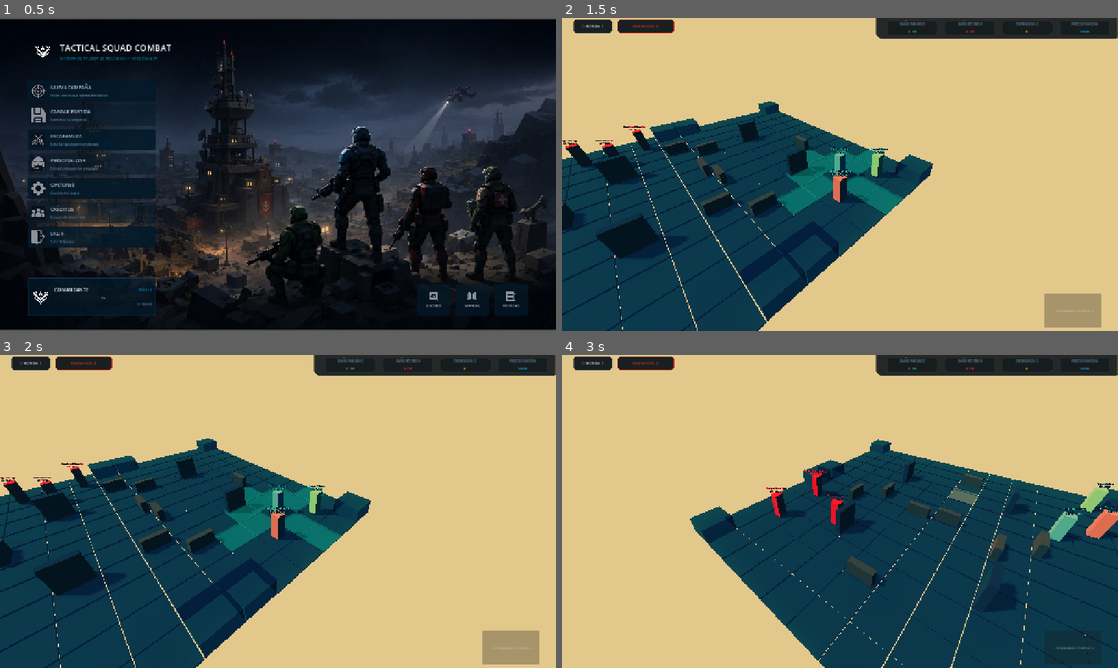
Above: before the commit, frames 1-4 (two rows, left to right).
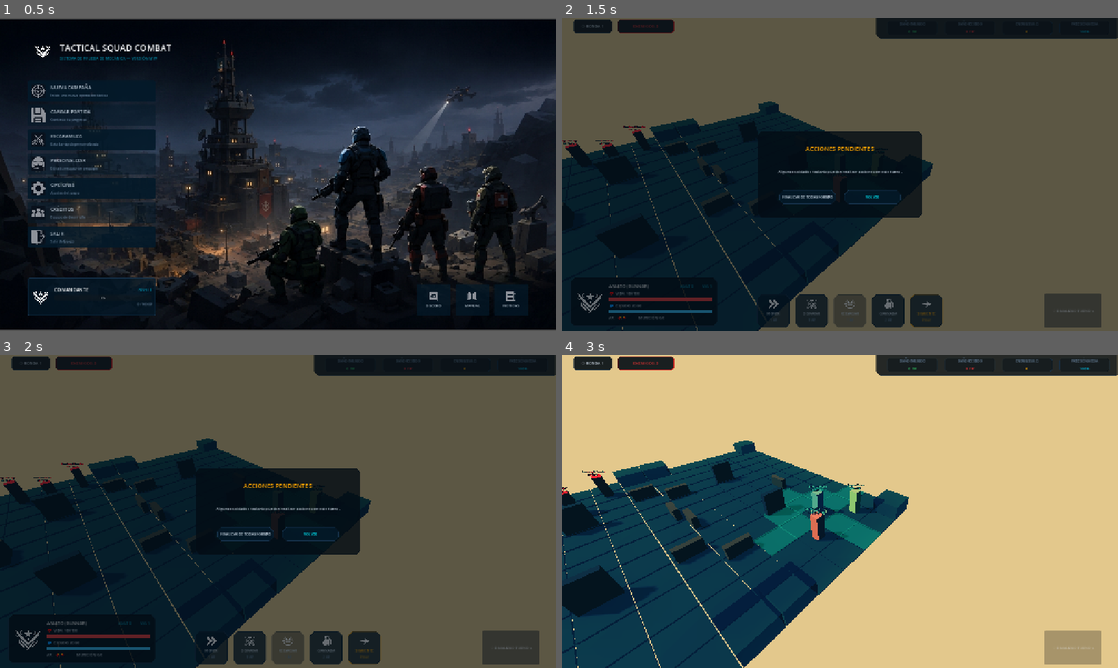
Above: after the commit, the same moments.

Repository: axel-molina/WarTacticGame
Game: Godot game, scene res://scenes/menu/menu_scene.tscn
Two runs of this game, one before a commit and one after it. Both use one fixed random seed, a clock stepped at 60 frames per second and the inputs below.
Inputs (mouse positions are in pixels of both pictures, inside the frame that each line leads up to):
- Up to frame 1 (0.5 s): no input
- Up to frame 2 (1.5 s): click (650, 140) at 0.5 s; click "♢ FINALIZAR TURNO »" at 1.25 s
- Up to frame 3 (2 s): no input
- Up to frame 4 (3 s): click (806, 533) at 2 s, where only the run after the commit has a clickable "FINALIZAR DE TODAS FORMAS"; move the mouse to (962, 495) at 2.77 s; hold Right (ui_right) from 2.78 s (still down); hold Q from 2.78 s (still down); click (962, 495) at 2.92 s

Frame 1 is identical in both runs. In frame 2, 92% of the frame differs, in the area x 0-100%, y 0-100%; in frame 3, 92%; in frame 4, 57%.

Commit message:
Implement tactical settings and end-turn confirmation modal: add auto_center_camera settings toggle, unifiy all HUD action buttons disabled/hover styles to 8px round corners, enforce 2 AP cost for grenades in all soldiers, and add a confirmation modal when ending turn with remaining AP

Diff:
--- a/tactical-squad-combat/scenes/menu/menu_scene.tscn
+++ b/tactical-squad-combat/scenes/menu/menu_scene.tscn
@@ -692,6 +692,12 @@
 button_pressed = true
 text = "Arrastrar Cámara con Click Derecho"
 
+[node name="CheckAutoCenter" type="CheckBox" parent="OptionsPanel/Margin/VBox" unique_id=1741658518]
+layout_mode = 2
+theme_override_colors/font_color = Color(0.7, 0.75, 0.8, 1)
+button_pressed = false
+text = "Centrar la cámara automáticamente en el jugador"
+
 [node name="BtnSaveOptions" type="Button" parent="OptionsPanel/Margin/VBox" unique_id=192291000]
 custom_minimum_size = Vector2(0, 40)
 layout_mode = 2
--- a/tactical-squad-combat/scenes/ui/hud.tscn
+++ b/tactical-squad-combat/scenes/ui/hud.tscn
@@ -108,10 +108,11 @@
 border_width_right = 1
 border_width_bottom = 1
 border_color = Color(0, 0.941176, 1, 0.8)
-corner_radius_top_left = 2
-corner_radius_top_right = 2
-corner_radius_bottom_right = 2
-corner_radius_bottom_left = 2
+corner_radius_top_left = 8
+corner_radius_top_right = 8
+corner_radius_bottom_right = 8
+corner_radius_bottom_left = 8
+corner_detail = 1
 
 [sub_resource type="StyleBoxFlat" id="StyleBoxFlat_ActionButton_Hover"]
 bg_color = Color(0.00784314, 0.0470588, 0.0784314, 0.9)
@@ -120,10 +121,11 @@
 border_width_right = 1
 border_width_bottom = 1
 border_color = Color(0, 0.941176, 1, 0.6)
-corner_radius_top_left = 2
-corner_radius_top_right = 2
-corner_radius_bottom_right = 2
-corner_radius_bottom_left = 2
+corner_radius_top_left = 8
+corner_radius_top_right = 8
+corner_radius_bottom_right = 8
+corner_radius_bottom_left = 8
+corner_detail = 1
 
 [sub_resource type="StyleBoxFlat" id="StyleBoxFlat_ActionButton_Disabled"]
 bg_color = Color(0.0117647, 0.0470588, 0.0784314, 0.4)
@@ -132,10 +134,11 @@
 border_width_right = 1
 border_width_bottom = 1
 border_color = Color(0.09, 0.2, 0.3, 0.2)
-corner_radius_top_left = 2
-corner_radius_top_right = 2
-corner_radius_bottom_right = 2
-corner_radius_bottom_left = 2
+corner_radius_top_left = 8
+corner_radius_top_right = 8
+corner_radius_bottom_right = 8
+corner_radius_bottom_left = 8
+corner_detail = 1
 
 [sub_resource type="StyleBoxFlat" id="StyleBoxFlat_NextButton"]
 bg_color = Color(0.0117647, 0.0980392, 0.160784, 0.8)
@@ -157,10 +160,11 @@
 border_width_right = 1
 border_width_bottom = 1
 border_color = Color(1, 0.65, 0, 0.8)
-corner_radius_top_left = 2
-corner_radius_top_right = 2
-corner_radius_bottom_right = 2
-corner_radius_bottom_left = 2
+corner_radius_top_left = 8
+corner_radius_top_right = 8
+corner_radius_bottom_right = 8
+corner_radius_bottom_left = 8
+corner_detail = 1
 
 [sub_resource type="StyleBoxFlat" id="StyleBoxFlat_TurnButton"]
 bg_color = Color(0.0117647, 0.0980392, 0.160784, 0.8)
@@ -858,3 +862,84 @@
 theme_override_styles/hover = SubResource("StyleBoxFlat_ActionButton_Hover")
 theme_override_styles/pressed = SubResource("StyleBoxFlat_ActionButton_Pressed")
 text = "CONTINUAR"
+
+[node name="ConfirmTurnPanel" type="ColorRect" parent="HUD"]
+visible = false
+layout_mode = 1
+anchors_preset = 15
+anchor_right = 1.0
+anchor_bottom = 1.0
+grow_horizontal = 2
+grow_vertical = 2
+color = Color(0.0117647, 0.0470588, 0.0784314, 0.6)
+
+[node name="Center" type="CenterContainer" parent="HUD/ConfirmTurnPanel"]
+layout_mode = 1
+anchors_preset = 15
+anchor_right = 1.0
+anchor_bottom = 1.0
+grow_horizontal = 2
+grow_vertical = 2
+
+[node name="Card" type="PanelContainer" parent="HUD/ConfirmTurnPanel/Center"]
+custom_minimum_size = Vector2(380, 200)
+layout_mode = 2
+theme_override_styles/panel = SubResource("StyleBoxFlat_Card")
+
+[node name="Margin" type="MarginContainer" parent="HUD/ConfirmTurnPanel/Center/Card"]
+layout_mode = 2
+theme_override_constants/margin_left = 24
+theme_override_constants/margin_top = 24
+theme_override_constants/margin_right = 24
+theme_override_constants/margin_bottom = 24
+
+[node name="VBox" type="VBoxContainer" parent="HUD/ConfirmTurnPanel/Center/Card/Margin"]
+layout_mode = 2
+theme_override_constants/separation = 16
+alignment = 1
+
+[node name="Title" type="Label" parent="HUD/ConfirmTurnPanel/Center/Card/Margin/VBox"]
+layout_mode = 2
+theme_override_colors/font_color = Color(1, 0.65, 0, 1)
+theme_override_font_sizes/font_size = 14
+text = "ACCIONES PENDIENTES"
+horizontal_alignment = 1
+
+[node name="Separator" type="HSeparator" parent="HUD/ConfirmTurnPanel/Center/Card/Margin/VBox"]
+layout_mode = 2
+
+[node name="LabelDesc" type="Label" parent="HUD/ConfirmTurnPanel/Center/Card/Margin/VBox"]
+layout_mode = 2
+theme_override_colors/font_color = Color(0.8, 0.85, 0.9, 0.9)
+theme_override_font_sizes/font_size = 9
+text = "Algunos soldados todavía pueden realizar acciones en este turno."
+horizontal_alignment = 1
+autowrap_mode = 2
+
+[node name="Separator2" type="HSeparator" parent="HUD/ConfirmTurnPanel/Center/Card/Margin/VBox"]
+layout_mode = 2
+
+[node name="HBoxButtons" type="HBoxContainer" parent="HUD/ConfirmTurnPanel/Center/Card/Margin/VBox"]
+layout_mode = 2
+theme_override_constants/separation = 20
+alignment = 1
+
+[node name="BtnConfirmEndTurn" type="Button" parent="HUD/ConfirmTurnPanel/Center/Card/Margin/VBox/HBoxButtons"]
+custom_minimum_size = Vector2(130, 32)
+layout_mode = 2
+theme_override_colors/font_color = Color(0.8, 0.85, 0.9, 1)
+theme_override_font_sizes/font_size = 8
+theme_override_styles/normal = SubResource("StyleBoxFlat_ActionButton")
+theme_override_styles/hover = SubResource("StyleBoxFlat_ActionButton_Hover")
+theme_override_styles/pressed = SubResource("StyleBoxFlat_ActionButton_Pressed")
+text = "FINALIZAR DE TODAS FORMAS"
+
+[node name="BtnCancelEndTurn" type="Button" parent="HUD/ConfirmTurnPanel/Center/Card/Margin/VBox/HBoxButtons"]
+custom_minimum_size = Vector2(130, 32)
+layout_mode = 2
+theme_override_colors/font_color = Color(0, 0.941176, 1, 1)
+theme_override_font_sizes/font_size = 8
+theme_override_styles/normal = SubResource("StyleBoxFlat_ActionButton")
+theme_override_styles/hover = SubResource("StyleBoxFlat_ActionButton_Hover")
+theme_override_styles/pressed = SubResource("StyleBoxFlat_ActionButton_Pressed")
+text = "VOLVER"
--- a/tactical-squad-combat/scripts/autoloads/game_manager.gd
+++ b/tactical-squad-combat/scripts/autoloads/game_manager.gd
@@ -167,9 +167,9 @@
 	EventBus.soldier_selected.emit(medic)
 
 func execute_grenade(thrower: SoldierController, target_pos: Vector2i) -> void:
-	if thrower.stats.ap <= 0:
-		return
-	thrower.stats.ap -= 1
+	if thrower.stats.ap < 2:
+		return
+	thrower.stats.ap -= 2
 
 	var grid_manager = get_tree().current_scene.get_node("GridManager") as GridManager
 	var target_world_pos = grid_manager.get_world_position(target_pos)
--- a/tactical-squad-combat/scripts/autoloads/settings_manager.gd
+++ b/tactical-squad-combat/scripts/autoloads/settings_manager.gd
@@ -8,6 +8,7 @@
 var fullscreen: bool = false
 var resolution: Vector2i = Vector2i(1280, 720)
 var drag_with_right_click: bool = true
+var auto_center_camera: bool = false
 
 func _ready() -> void:
 	load_settings()
@@ -20,6 +21,7 @@
 	config.set_value("video", "fullscreen", fullscreen)
 	config.set_value("video", "resolution", resolution)
 	config.set_value("controls", "drag_with_right_click", drag_with_right_click)
+	config.set_value("controls", "auto_center_camera", auto_center_camera)
 	config.save(SAVE_PATH)
 
 func load_settings() -> void:
@@ -30,6 +32,7 @@
 		fullscreen = config.get_value("video", "fullscreen", fullscreen)
 		resolution = config.get_value("video", "resolution", resolution)
 		drag_with_right_click = config.get_value("controls", "drag_with_right_click", drag_with_right_click)
+		auto_center_camera = config.get_value("controls", "auto_center_camera", auto_center_camera)
 
 func apply_video_settings() -> void:
 	var current_mode = DisplayServer.window_get_mode()
--- a/tactical-squad-combat/scripts/camera/tactical_camera.gd
+++ b/tactical-squad-combat/scripts/camera/tactical_camera.gd
@@ -116,5 +116,5 @@
 	look_at(current_focus)
 
 func _on_soldier_selected(soldier) -> void:
-	if soldier:
+	if soldier and SettingsManager.auto_center_camera:
 		target_focus = soldier.global_position
--- a/tactical-squad-combat/scripts/ui/hud_controller.gd
+++ b/tactical-squad-combat/scripts/ui/hud_controller.gd
@@ -36,6 +36,12 @@
 @onready var btn_main_menu: Button = $VictoryPanel/Center/Card/Margin/VBox/HBoxButtons/BtnMainMenu
 @onready var btn_continue: Button = $VictoryPanel/Center/Card/Margin/VBox/HBoxButtons/BtnContinue
 
+# Referencias a ConfirmTurnPanel
+@onready var confirm_turn_panel: ColorRect = $ConfirmTurnPanel
+@onready var label_confirm_desc: Label = $ConfirmTurnPanel/Center/Card/Margin/VBox/LabelDesc
+@onready var btn_confirm_end_turn: Button = $ConfirmTurnPanel/Center/Card/Margin/VBox/HBoxButtons/BtnConfirmEndTurn
+@onready var btn_cancel_end_turn: Button = $ConfirmTurnPanel/Center/Card/Margin/VBox/HBoxButtons/BtnCancelEndTurn
+
 var selected_soldier: SoldierController = null
 
 # Local stats tracking
@@ -73,8 +79,23 @@
 		victory_panel.visible = false
 	)
 
+	# Confirm turn buttons
+	btn_confirm_end_turn.pressed.connect(func():
+		AudioManager.play_sfx("ui_click_menu")
+		confirm_turn_panel.visible = false
+		GameManager.end_turn()
+	)
+
+	btn_cancel_end_turn.pressed.connect(func():
+		AudioManager.play_sfx("ui_click_menu")
+		confirm_turn_panel.visible = false
+	)
+
 	# Connect hover sounds
-	var action_buttons = [btn_move, btn_shoot, btn_reload, btn_heal, btn_grenade, btn_end_turn, btn_turn, btn_main_menu, btn_continue]
+	var action_buttons = [
+		btn_move, btn_shoot, btn_reload, btn_heal, btn_grenade, btn_end_turn, btn_turn,
+		btn_main_menu, btn_continue, btn_confirm_end_turn, btn_cancel_end_turn
+	]
 	for btn in action_buttons:
 		if btn:
 			btn.mouse_entered.connect(func():
@@ -378,4 +399,19 @@
 		EventBus.combat_log_added.emit("No hay otros soldados aliados disponibles.", "info")
 
 func _on_btn_turn_pressed() -> void:
-	GameManager.end_turn()
+	# Filtrar los soldados aliados vivos con AP > 0
+	var allies_with_ap = GameManager.all_soldiers.filter(
+		func(s): return is_instance_valid(s) and not s.is_enemy and s.stats.hp > 0 and s.stats.ap > 0
+	)
+
+	if allies_with_ap.size() == 0:
+		# Si nadie tiene AP, finalizar turno directamente
+		GameManager.end_turn()
+	else:
+		# Si hay AP disponibles, abrir el modal de advertencia
+		if allies_with_ap.size() == 1:
+			label_confirm_desc.text = "El soldado %s todavía tiene puntos de habilidad disponibles para utilizar." % allies_with_ap[0].soldier_name.to_upper()
+		else:
+			label_confirm_desc.text = "Algunos soldados todavía pueden realizar acciones en este turno."
+
+		confirm_turn_panel.visible = true
--- a/tactical-squad-combat/scripts/ui/menu_controller.gd
+++ b/tactical-squad-combat/scripts/ui/menu_controller.gd
@@ -21,6 +21,7 @@
 @onready var check_fullscreen: CheckBox = $OptionsPanel/Margin/VBox/CheckFullscreen
 @onready var opt_resolution: OptionButton = $OptionsPanel/Margin/VBox/HBoxRes/OptResolution
 @onready var check_right_drag: CheckBox = $OptionsPanel/Margin/VBox/CheckRightDrag
+@onready var check_auto_center: CheckBox = $OptionsPanel/Margin/VBox/CheckAutoCenter
 @onready var btn_save_options: Button = $OptionsPanel/Margin/VBox/BtnSaveOptions
 
 # Bottom buttons
@@ -102,6 +103,7 @@
 	slider_sfx.value = SettingsManager.sfx_volume
 	check_fullscreen.button_pressed = SettingsManager.fullscreen
 	check_right_drag.button_pressed = SettingsManager.drag_with_right_click
+	check_auto_center.button_pressed = SettingsManager.auto_center_camera
 
 	# Asegurar que el selector de resolucion marque la resolucion cargada en disco
 	if SettingsManager.resolution.x == 1280 and SettingsManager.resolution.y == 720:
@@ -119,6 +121,7 @@
 	# Read UI values into SettingsManager
 	SettingsManager.fullscreen = check_fullscreen.button_pressed
 	SettingsManager.drag_with_right_click = check_right_drag.button_pressed
+	SettingsManager.auto_center_camera = check_auto_center.button_pressed
 
 	# Guardar resolucion solo si el selector tiene un indice valido asignado
 	if opt_resolution.selected == 0:
